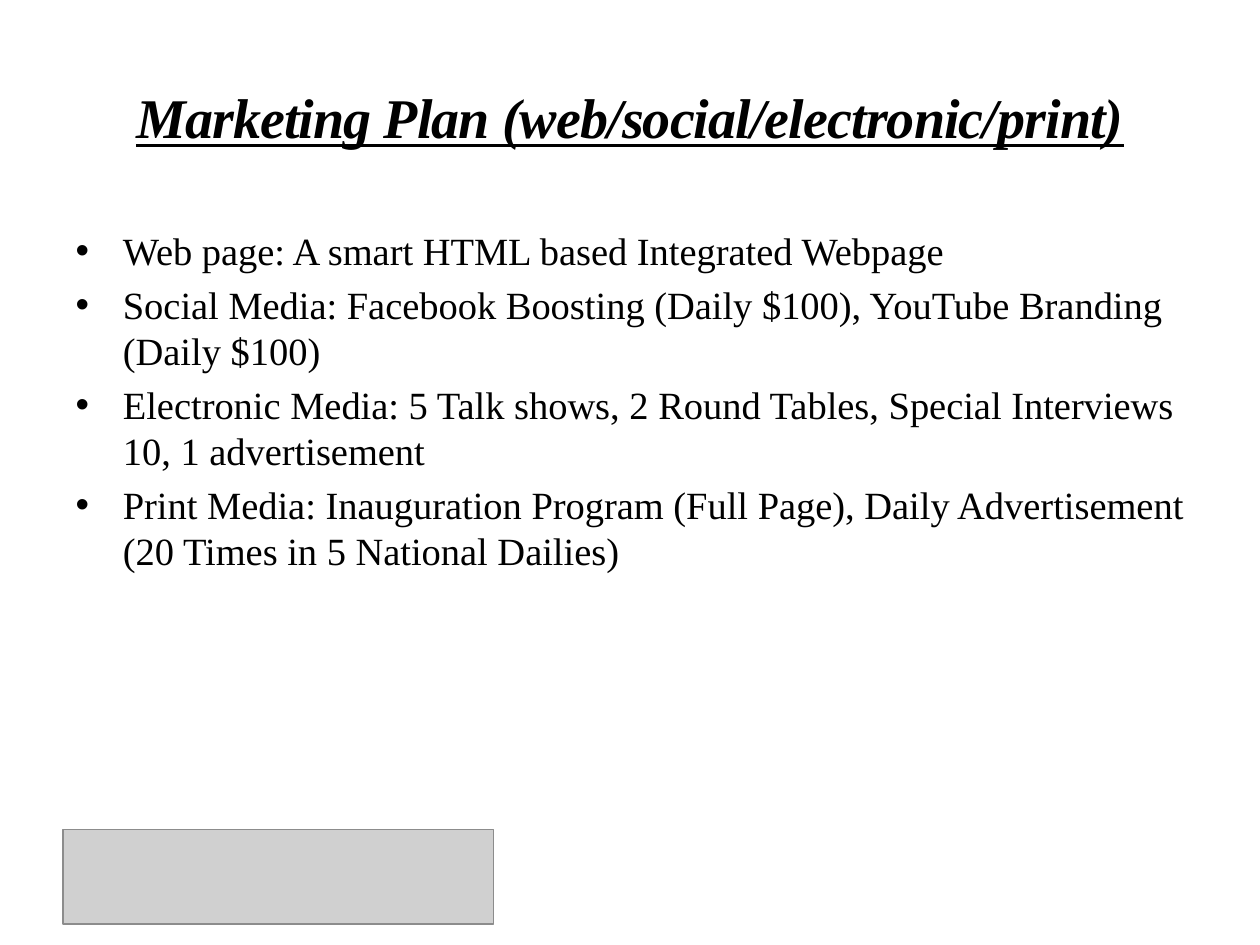
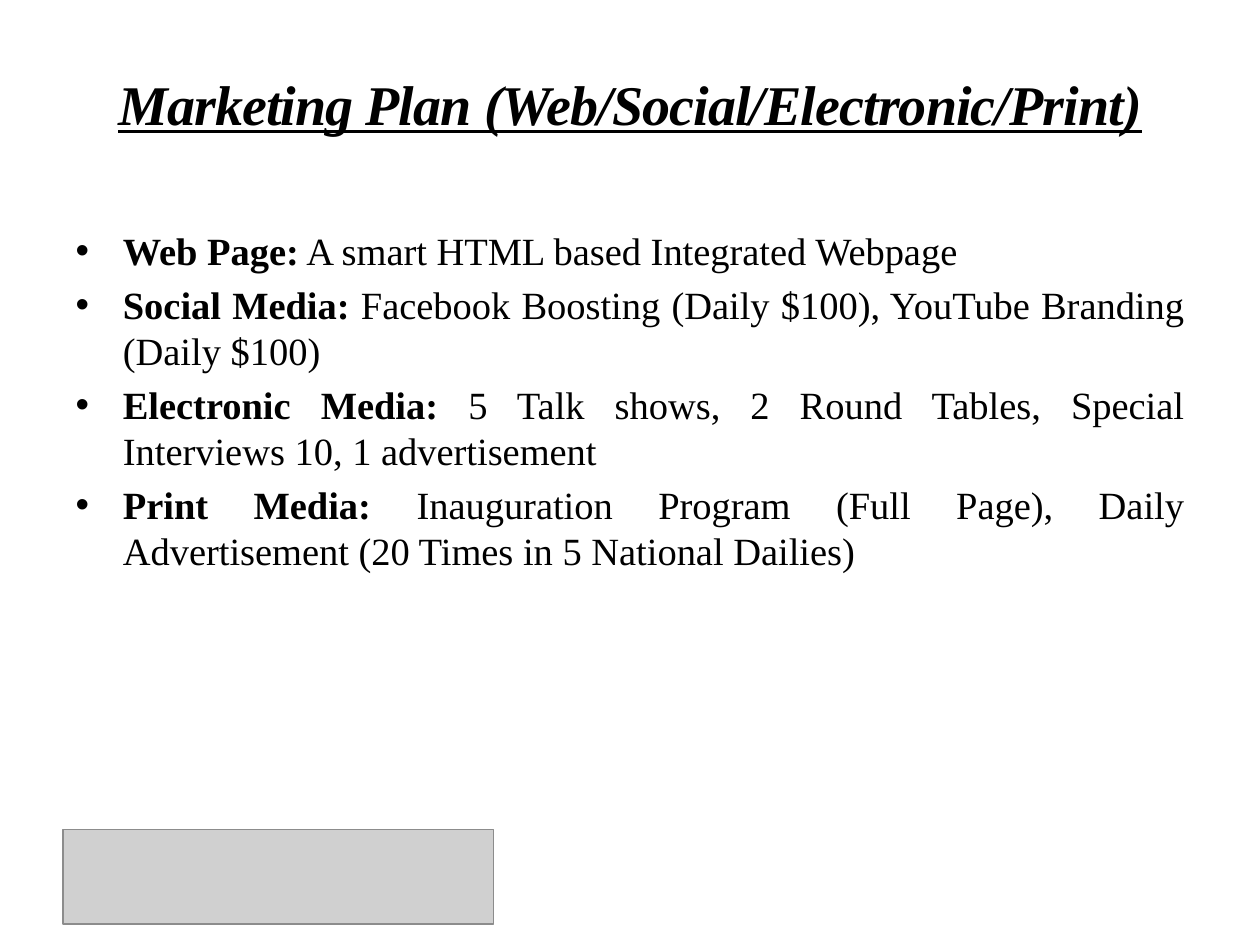
Before and after one commit to Shuvoneel/SRCL, a slide deck: slide 24 of Startup/Presentation_iDEA.pptx. Drawn at 1260x945 pixels with LibreOffice and Linux fonts; fonts in the diff are those of the drawing; grey boxes stand for pictures; background and template pictures are left out. Boxes give left, top, right and bottom in pixels: in the first picture for what was removed or moved away, otherwise in the second. Text is boxed around its words. In the diff, an @@ line names an element or a change of style, - is before the commit and + after.

```diff
--- a/Startup/Presentation_iDEA.pptx
+++ b/Startup/Presentation_iDEA.pptx
@@ title at [118, 86, 1142, 135]: text changed @@
-Marketing Plan (web/social/electronic/print)
+Marketing Plan (Web/Social/Electronic/Print)
@@ text at [123, 238, 957, 273]: text changed @@
-• Web page: A smart HTML based Integrated Webpage
+• Web Page: A smart HTML based Integrated Webpage
@@ text at [123, 291, 1184, 573]: bold on in "Social Media:", "Electronic Media:", "Print Media:"; alignment left to justified @@
```
Also in this commit, not shown: 23 other slides changed, 22 other files.
